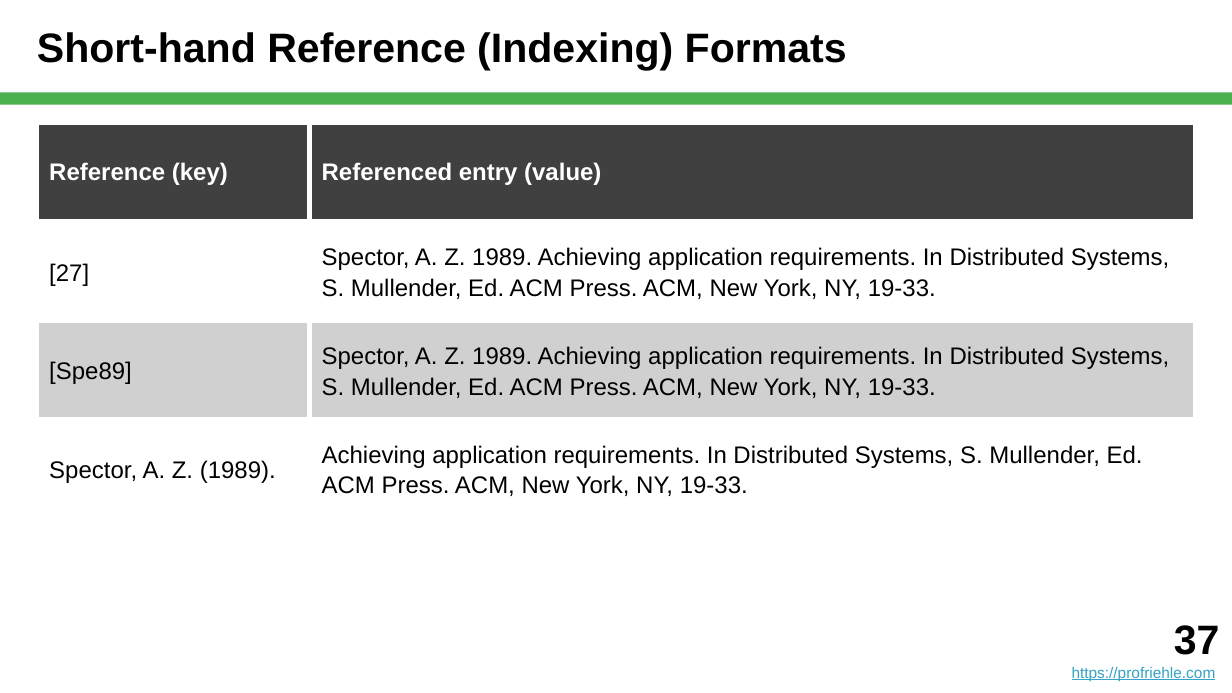
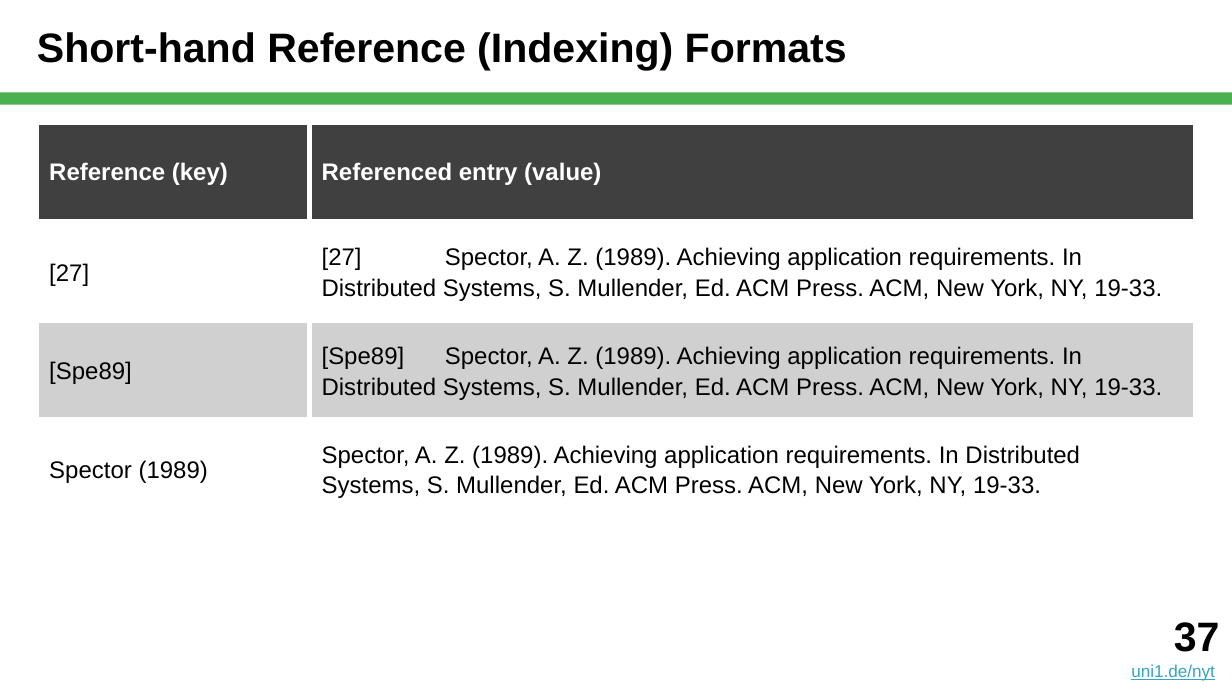
Before and after one commit to dirkriehle/nyt-course, a slide deck: slide 37 of Lecture slides/NYT E01 - Scientific Writing.pptx. Drawn at 1232x693 pixels with LibreOffice and Linux fonts; fonts in the diff are those of the drawing. Boxes give left, top, right and bottom in pixels: in the first picture for what was removed or moved away, otherwise in the second. Text is boxed around its words. In the diff, an @@ line names an element or a change of style, - is before the commit and + after.

```diff
--- a/Lecture slides/NYT E01 - Scientific Writing.pptx
+++ b/Lecture slides/NYT E01 - Scientific Writing.pptx
@@ table at (x1=37, y1=123, x2=1195, y2=527) @@
-row 2, column 2: Spector, A. Z. 1989. Achieving application requirements. In Distributed Systems, S. Mullender, Ed. ACM Press. ACM, New York, NY, 19-33.
+row 2, column 2: [27] Spector, A. Z. (1989). Achieving application requirements. In Distributed Systems, S. Mullender, Ed. ACM Press. ACM, New York, NY, 19-33.
-row 3, column 2: Spector, A. Z. 1989. Achieving application requirements. In Distributed Systems, S. Mullender, Ed. ACM Press. ACM, New York, NY, 19-33.
+row 3, column 2: [Spe89] Spector, A. Z. (1989). Achieving application requirements. In Distributed Systems, S. Mullender, Ed. ACM Press. ACM, New York, NY, 19-33.
-row 4, column 1: Spector, A. Z. (1989).
+row 4, column 1: Spector (1989)
-row 4, column 2: Achieving application requirements. In Distributed Systems, S. Mullender, Ed. ACM Press. ACM, New York, NY, 19-33.
+row 4, column 2: Spector, A. Z. (1989). Achieving application requirements. In Distributed Systems, S. Mullender, Ed. ACM Press. ACM, New York, NY, 19-33.
@@ text moved from (x1=1072, y1=625, x2=1220, y2=681) to (x1=1131, y1=622, x2=1220, y2=681) @@
@@ text at (x1=1131, y1=664, x2=1214, y2=681): text changed; size 9 to 10 pt @@
-https://profriehle.com
+uni1.de/nyt
```
Also in this commit, not shown: 50 other slides changed, 22 other files.
